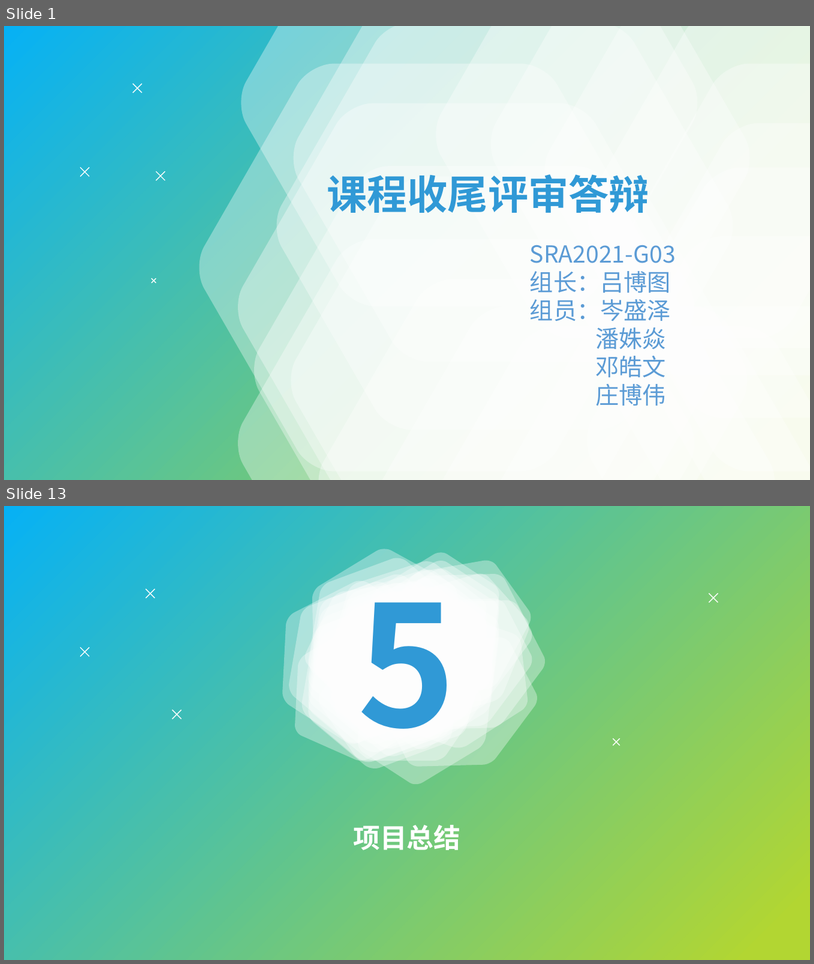
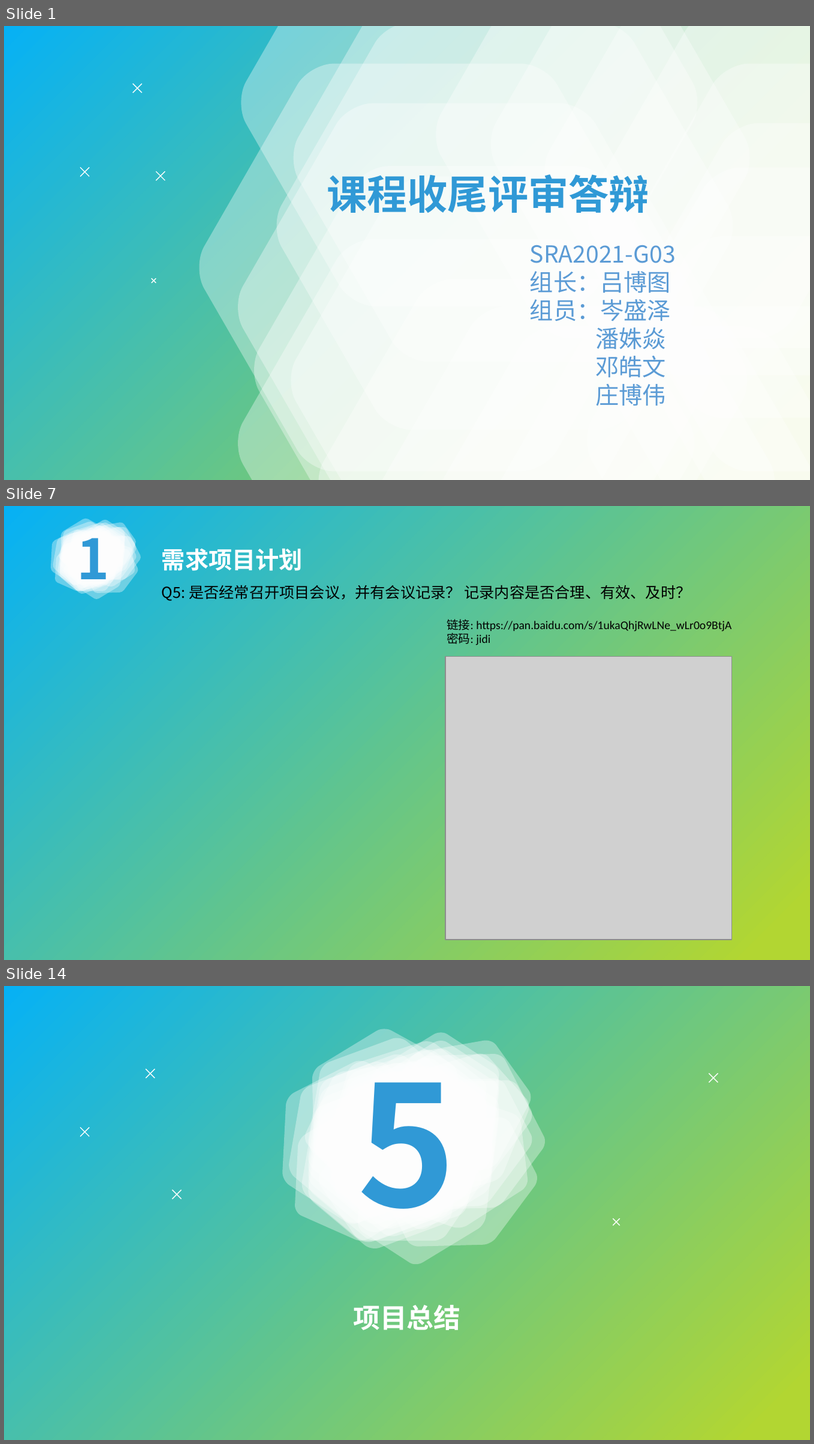
Before and after one commit to avgstuBoboge/SRA2021-document, a slide deck: PPT/SRA2021-G03-项目收尾答辩.pptx. Shown one above the other, each under a label of ours: slides 1 and 13 before the commit, slides 1, 7 and 14 after it; the slides between them are not shown. The pictures are 814x964 and 814x1444 pixels, drawn with LibreOffice and Linux fonts; fonts in the diff are those of the drawing; grey boxes stand for pictures. Boxes give left, top, right and bottom in pixels: in the first picture for what was removed or moved away, otherwise in the second. Text is boxed around its words. In the diff, an @@ line names an element or a change of style, - is before the commit and + after.

```diff
--- a/PPT/SRA2021-G03-项目收尾答辩.pptx
+++ b/PPT/SRA2021-G03-项目收尾答辩.pptx
@@ slide 7 added at (4, 506, 810, 960), background gradient #06B1F5 to #B2D632 @@
@@ group added at (39, 511, 147, 606): 34 freeform shapes, 1 text @@
+1
@@ text added at (162, 548, 303, 571), 28 pt, text #FFFFFF, bold @@
+需求项目计划
@@ text added at (162, 585, 692, 601), 18 pt, text #000000 @@
+Q5: 是否经常召开项目会议，并有会议记录？ 记录内容是否合理、有效、及时？
@@ text added at (447, 619, 732, 645), 14 pt, text #000000 @@
+链接: https://pan.baidu.com/s/1ukaQhjRwLNe_wLr0o9BtjA
+密码: jidi
@@ picture added at (446, 656, 732, 939) @@
@@ what was slide 13 is now slide 14 @@
```
Also in this commit, not shown: 9 slides changed, 2 other slides added, 2 slides removed, 5 other files.
